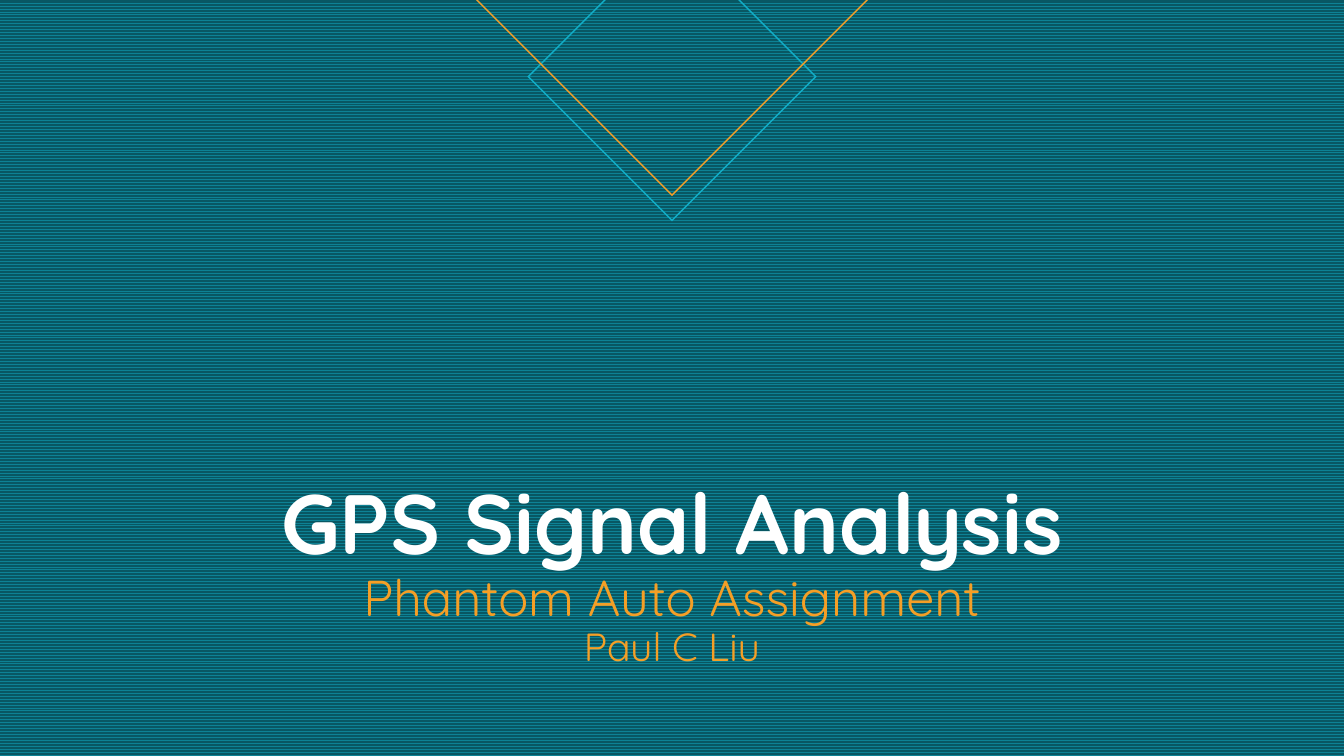
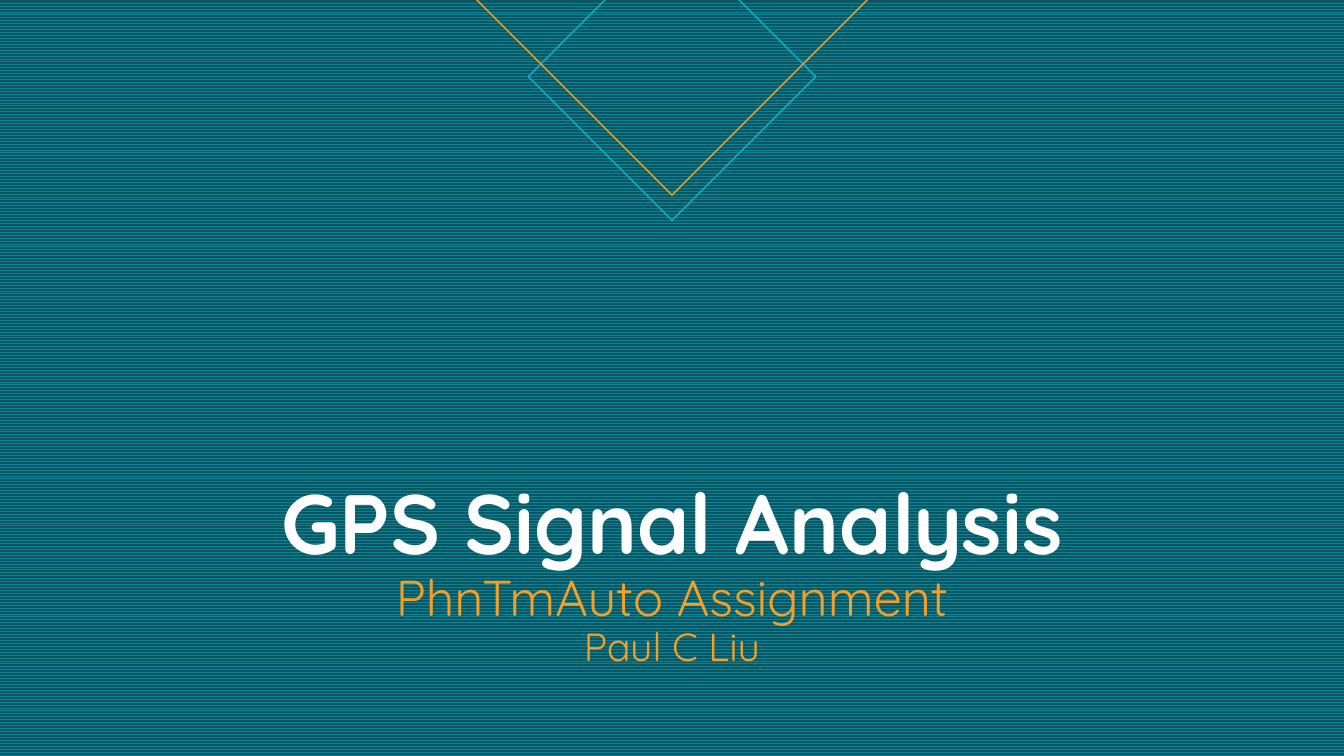
Before and after one commit to liucpaul/phantom_auto, a slide deck: slide 1 of Summary GPS Signal.pptx. Drawn at 1344x756 pixels with LibreOffice and Linux fonts; fonts in the diff are those of the drawing. Boxes give left, top, right and bottom in pixels: in the first picture for what was removed or moved away, otherwise in the second. Text is boxed around its words. In the diff, an @@ line names an element or a change of style, - is before the commit and + after.

Commit message:
Remove reference to company name

```diff
--- a/Summary GPS Signal.pptx
+++ b/Summary GPS Signal.pptx
@@ title at (281, 468, 1063, 670): text changed @@
-GPS Signal Analysis Phantom Auto Assignment
-Paul C Liu
+GPS Signal Analysis PhnTmAuto Assignment
+Paul C Liu
```
